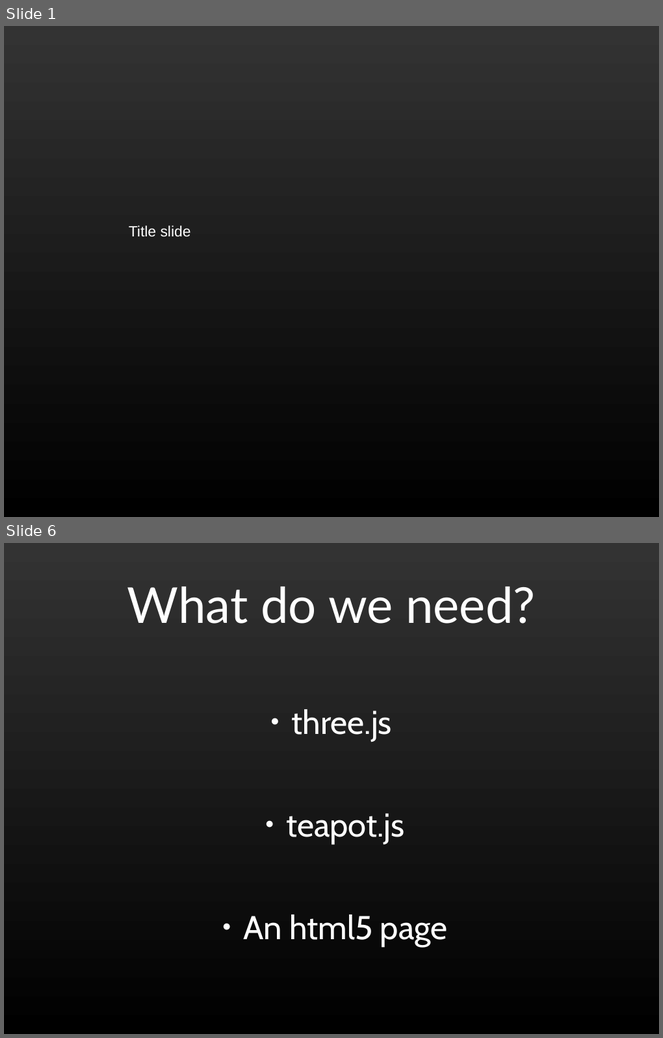
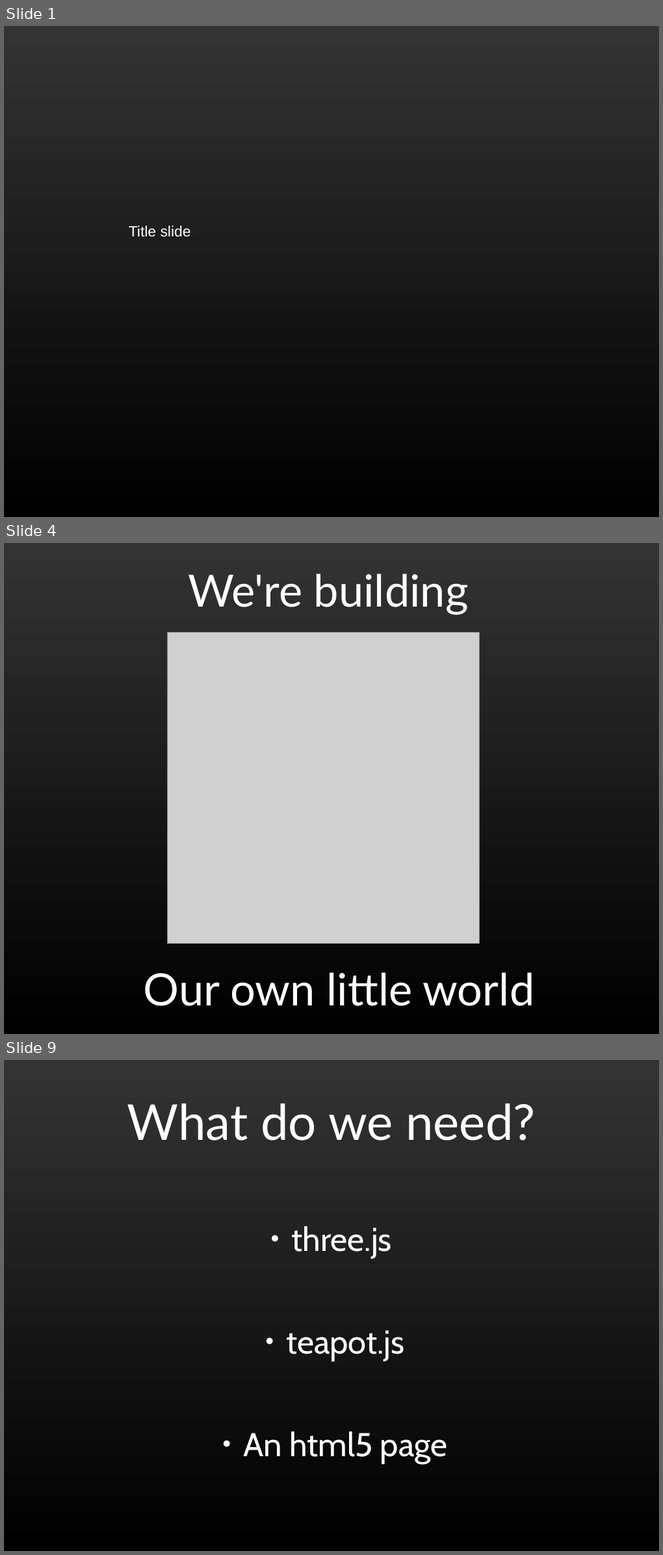
Before and after one commit to shegeek/teapots_can_fly, a slide deck: slides/teapots0.odp. Shown one above the other, each under a label of ours: slides 1 and 6 before the commit, slides 1, 4 and 9 after it; the slides between them are not shown. The pictures are 663x1038 and 663x1555 pixels, drawn with LibreOffice and Linux fonts; fonts in the diff are those of the drawing; grey boxes stand for pictures. Boxes give left, top, right and bottom in pixels: in the first picture for what was removed or moved away, otherwise in the second. Text is boxed around its words. In the diff, an @@ line names an element or a change of style, - is before the commit and + after.

```diff
--- a/slides/teapots0.odp
+++ b/slides/teapots0.odp
@@ slide 4 added at (x1=4, y1=543, x2=659, y2=1034), background gradient #333333 to #000000 @@
@@ text added at (x1=188, y1=574, x2=469, y2=615), 54 pt, text #FFFFFF @@
+We're building
@@ picture added at (x1=168, y1=632, x2=480, y2=944) @@
@@ text added at (x1=144, y1=973, x2=535, y2=1006), 54 pt, text #FFFFFF @@
+Our own little world
@@ what was slide 6 is now slide 9 @@
```
Also in this commit, not shown: 18 other slides added.
